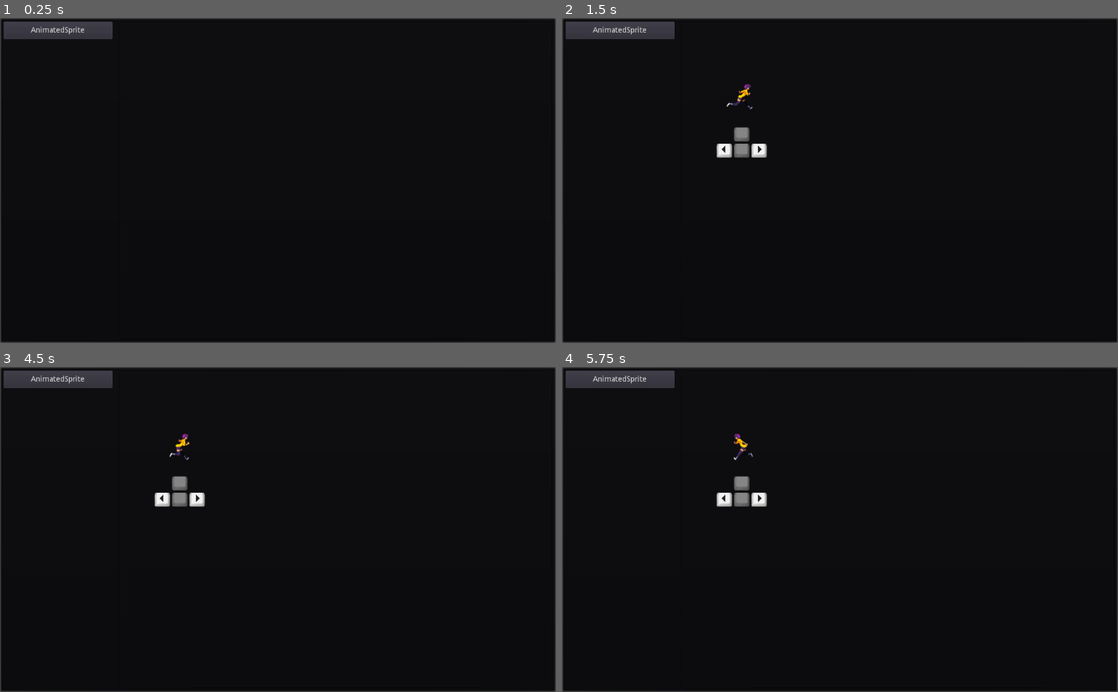
Above: before the commit, frames 1-4 (two rows, left to right).
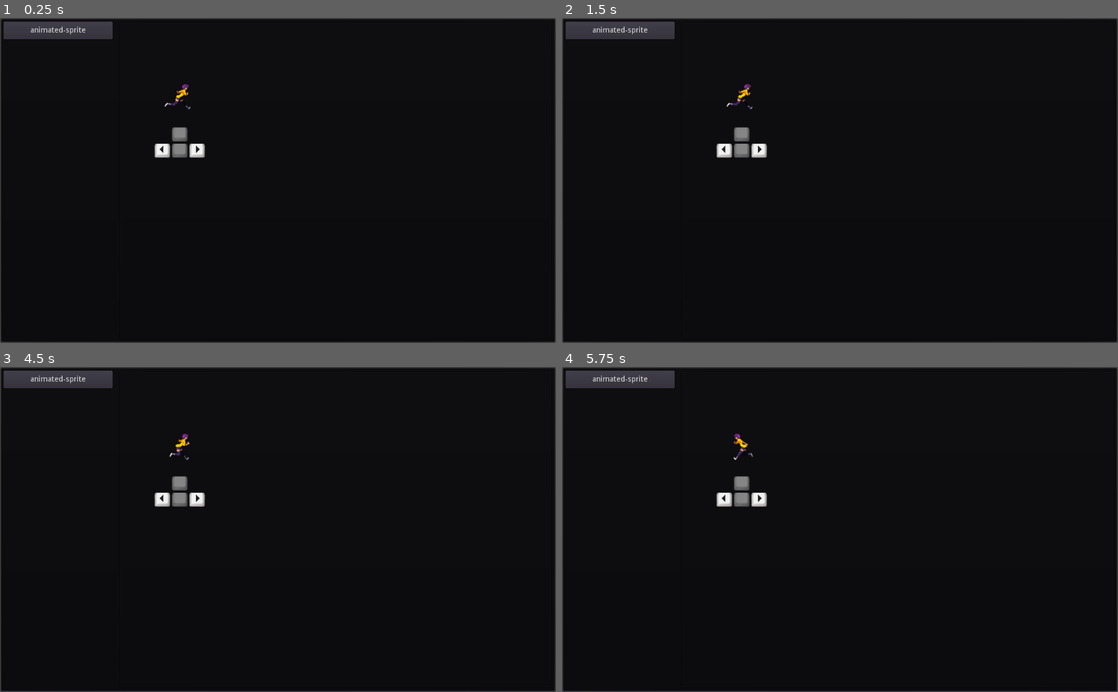
Above: after the commit, the same moments.

Repository: graydwarf/gc-2d-sprite-animations
Game: Godot game, scene res://2d-sprite-animation-examples.tscn
Two runs of this game, one before a commit and one after it. Both use one fixed random seed, a clock stepped at 60 frames per second and the inputs below.
Inputs (mouse positions are in pixels of both pictures, inside the frame that each line leads up to):
- Up to frame 1 (0.25 s): no input
- Up to frame 2 (1.5 s): click "AnimatedSprite" (after the commit: "animated-sprite") at 0.5 s; click (723, 151) at 1.25 s
- Up to frame 3 (4.5 s): click (194, 500) at 2 s; click (177, 484) at 2.75 s; click (177, 500) at 3.5 s; tap Enter at 4.25 s; hold Right (ui_right) from 4.28 s (still down); tap J at 4.35 s
- Up to frame 4 (5.75 s): release Right (ui_right) at 5.03 s; hold Left (ui_left) from 5.03 s (still down); tap L at 5.1 s

The runs differ from the first frame. In frame 1, 0.7% of the frame differs, in the area x 5-37%, y 2-43%; in frame 2, 0.1%; in frame 3, 0.1%; in frame 4, 0.1%.

Commit message:
Renaming example name so it matches the code file

Diff:
--- a/examples/animated-sprite.tscn
+++ b/examples/animated-sprite.tscn
@@ -22,7 +22,7 @@
 [sub_resource type="RectangleShape2D" id=2]
 extents = Vector2( 19, 31 )
 
-[node name="AnimatedSprite" type="KinematicBody2D"]
+[node name="animated-sprite" type="KinematicBody2D"]
 script = ExtResource( 3 )
 
 [node name="AnimatedSprite" type="AnimatedSprite" parent="."]
--- a/support/examples.tscn
+++ b/support/examples.tscn
@@ -62,5 +62,4 @@
 size_flags_horizontal = 3
 size_flags_vertical = 3
 
-[node name="AnimatedSprite" parent="HSplitContainer/PanelContainer" instance=ExtResource( 1 )]
-visible = false
+[node name="animated-sprite" parent="HSplitContainer/PanelContainer" instance=ExtResource( 1 )]
Not shown, changed: gc-2d-sprite-animations.pck
